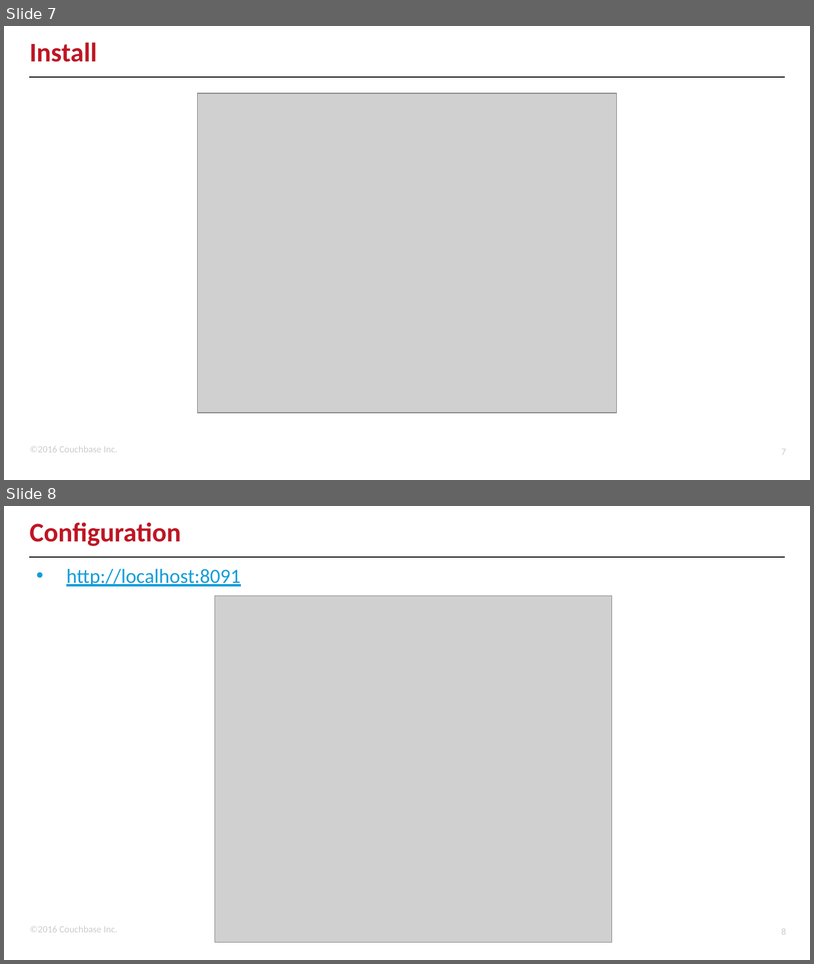
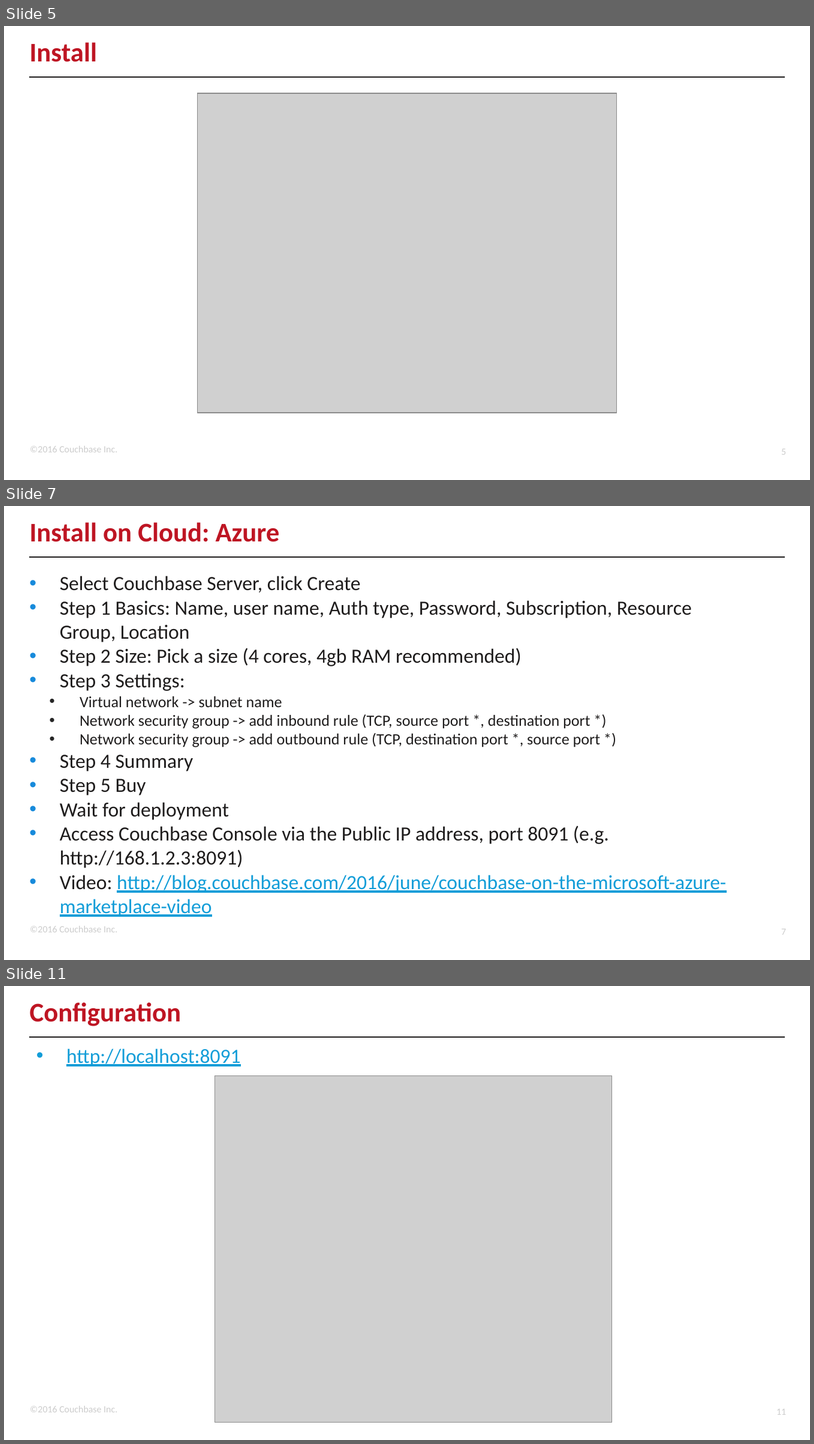
Before and after one commit to subalakr/workshop, a slide deck: connect2016/developer/01/01.pptx. Shown one above the other, each under a label of ours: slides 7 and 8 before the commit, slides 5, 7 and 11 after it; the slides between them are not shown. The pictures are 814x964 and 814x1444 pixels, drawn with LibreOffice and Linux fonts; fonts in the diff are those of the drawing; grey boxes stand for pictures; background and template pictures are left out. Boxes give left, top, right and bottom in pixels: in the first picture for what was removed or moved away, otherwise in the second. Text is boxed around its words. In the diff, an @@ line names an element or a change of style, - is before the commit and + after.

```diff
--- a/connect2016/developer/01/01.pptx
+++ b/connect2016/developer/01/01.pptx
@@ slide 7 added at (4,506,810,960), background #FFFFFF; not listed: 3 template elements that a slide beside it also shows @@
@@ title added at (30,522,280,542), 24 pt, text #BE1523, bold @@
+Install on Cloud: Azure
@@ text added at (60,576,726,916), 18 pt, text #1E1C1C @@
+• Select Couchbase Server, click Create
+• Step 1 Basics: Name, user name, Auth type, Password, Subscription, Resource Group, Location
+• Step 2 Size: Pick a size (4 cores, 4gb RAM recommended)
+• Step 3 Settings:
+  • Virtual network -> subnet name
+  • Network security group -> add inbound rule (TCP, source port *, destination port *)
+  • Network security group -> add outbound rule (TCP, destination port *, source port *)
+• Step 4 Summary
+• Step 5 Buy
+• Wait for deployment
+• Access Couchbase Console via the Public IP address, port 8091 (e.g. http://168.1.2.3:8091)
+• Video: http://blog.couchbase.com/2016/june/couchbase-on-the-microsoft-azure-marketplace-video
@@ what was slide 7 is now slide 5 @@
@@ page number at (782,448,786,454): text changed @@
-7
+5
@@ what was slide 8 is now slide 11 @@
@@ page number at (777,1408,786,1414): text changed @@
-8
+11
```
Also in this commit, not shown: 4 slides changed, 4 other slides added.
